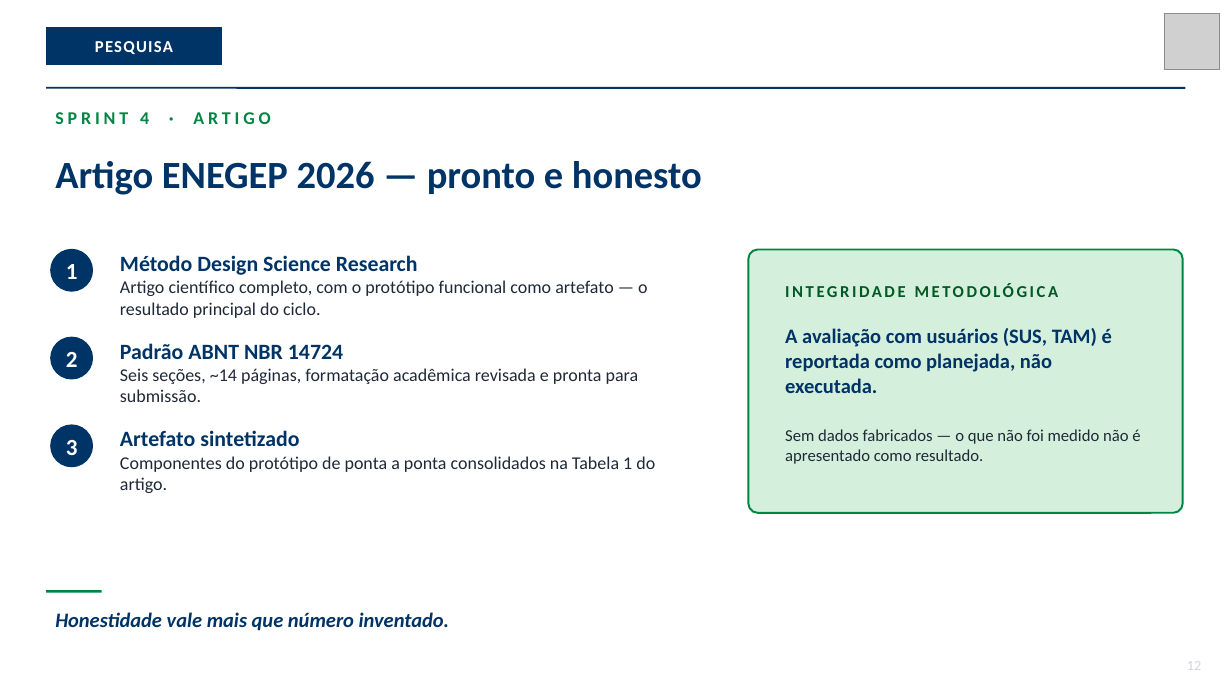
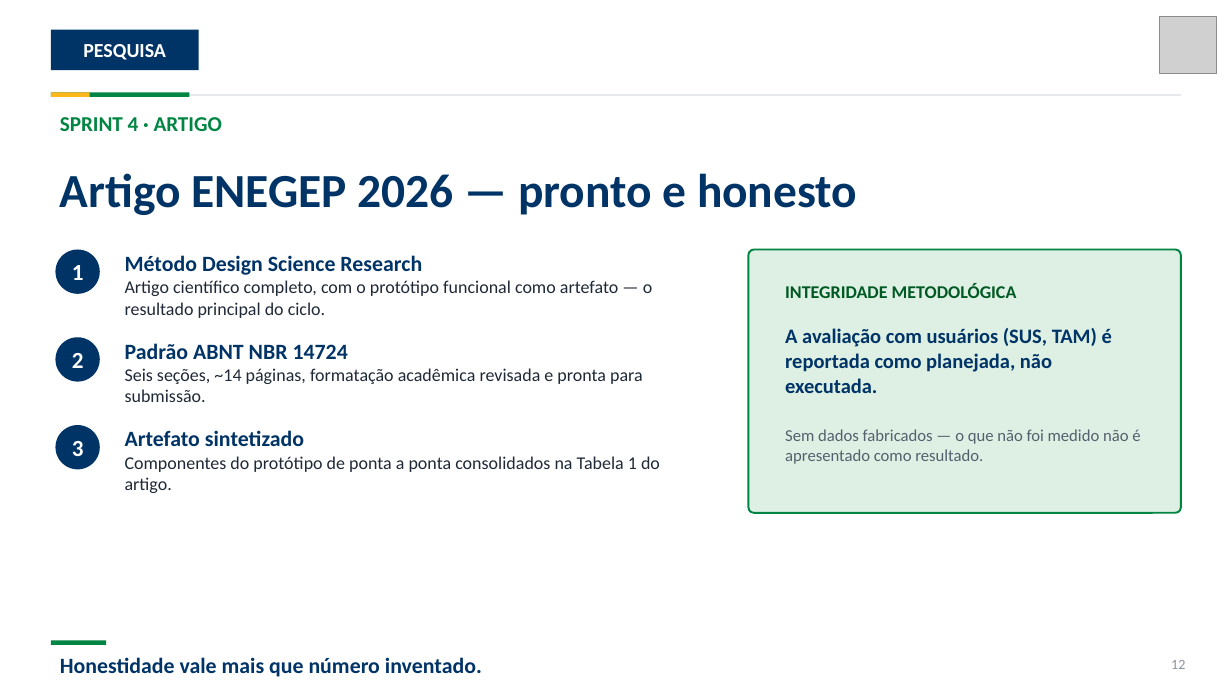
Before and after one commit to Theomurah/psp2-ia-universitarios, a slide deck: slide 12 of Entregas/Nao-Teams/Apresentacoes/PSP2_Apresentacao_Final.pptx. Drawn at 1232x693 pixels with LibreOffice and Linux fonts; fonts in the diff are those of the drawing; grey boxes stand for pictures. Boxes give left, top, right and bottom in pixels: in the first picture for what was removed or moved away, otherwise in the second. Text is boxed around its words. In the diff, an @@ line names an element or a change of style, - is before the commit and + after.

```diff
--- a/Entregas/Nao-Teams/Apresentacoes/PSP2_Apresentacao_Final.pptx
+++ b/Entregas/Nao-Teams/Apresentacoes/PSP2_Apresentacao_Final.pptx
@@ picture: place and size @@
-picture at <box>1165,14,1220,69</box>
+picture at <box>1160,17,1217,74</box>
@@ text "PESQUISA" at <box>83,44,166,60</box>: size 13 to 15.5 pt, letter spacing 1 to 0 pt @@
@@ outline #003366 1 pt to none in 4 elements at <box>55,250,100,294</box>, <box>55,337,100,382</box>, <box>55,425,100,470</box>, <box>51,30,199,70</box> @@
@@ rectangle: place and size @@
-rectangle at <box>46,28,222,65</box>
+rectangle at <box>51,30,199,70</box>
@@ line removed from (46, 88) to (1186, 88) @@
@@ text "SPRINT 4 · ARTIGO" at <box>60,117,222,131</box>: size 14 to 16.5 pt, letter spacing 3 to 0 pt @@
@@ rectangle added at <box>51,94,1181,96</box>, fill #E6E9EE @@
@@ rectangle added at <box>51,92,189,97</box>, fill #008542 @@
@@ rectangle added at <box>51,92,90,97</box>, fill #FFB81C @@
@@ text "Artigo ENEGEP 2026 — pronto ..." at <box>60,173,857,215</box>: size 30 to 37 pt @@
@@ text "1": place and size @@
-text "1" at <box>66,264,78,279</box>
+text "1" at <box>72,265,84,280</box>
@@ ellipse: place and size @@
-ellipse at <box>51,250,92,291</box>
+ellipse at <box>55,250,100,294</box>
@@ text "Método Design Science Research Artigo ...": place and size @@
-text "Método Design Science Research Artigo ..." at <box>120,255,647,318</box>
+text "Método Design Science Research Artigo ..." at <box>125,255,652,318</box>
@@ rounded rectangle at <box>749,250,1181,513</box>: fill #D4F0DD to #DDF0E3; outline #008542 1.5 pt to #E6E9EE 1 pt; proportions changed @@
@@ rounded rectangle added at <box>749,250,1181,513</box>, outline #008542 1.5 pt @@
@@ text "INTEGRIDADE METODOLÓGICA" at <box>785,283,1017,298</box>: size 13 to 14 pt, letter spacing 2 to 0 pt @@
@@ text "2": place and size @@
-text "2" at <box>66,352,78,367</box>
+text "2" at <box>72,353,84,368</box>
@@ ellipse: place and size @@
-ellipse at <box>51,337,92,379</box>
+ellipse at <box>55,337,100,382</box>
@@ text "Padrão ABNT NBR 14724 Seis ...": place and size @@
-text "Padrão ABNT NBR 14724 Seis ..." at <box>120,343,639,402</box>
+text "Padrão ABNT NBR 14724 Seis ..." at <box>125,343,643,402</box>
@@ text "3": place and size @@
-text "3" at <box>66,440,78,455</box>
+text "3" at <box>72,441,84,456</box>
@@ ellipse: place and size @@
-ellipse at <box>51,425,92,467</box>
+ellipse at <box>55,425,100,470</box>
@@ text "Artefato sintetizado Componentes do protótipo ...": place and size @@
-text "Artefato sintetizado Componentes do protótipo ..." at <box>120,430,655,493</box>
+text "Artefato sintetizado Componentes do protótipo ..." at <box>125,430,660,493</box>
@@ text "Sem dados fabricados — o ..." at <box>785,429,1140,464</box>: text colour #1F2937 to #55606E @@
@@ line removed from (46, 592) to (102, 592) @@
@@ text "Honestidade vale mais que número ...": place and size @@
-text "Honestidade vale mais que número ..." at <box>55,612,449,631</box>
+text "Honestidade vale mais que número ..." at <box>60,657,482,677</box>
@@ text "Honestidade vale mais que número ..." at <box>60,657,482,677</box>: size 16 to 17 pt, italic off @@
@@ rectangle added at <box>51,640,106,645</box>, fill #008542 @@
@@ text "12": place and size @@
-text "12" at <box>1187,661,1201,670</box>
+text "12" at <box>1171,660,1185,669</box>
@@ text "12" at <box>1171,660,1185,669</box>: text colour #D1D5DB to #8A939F @@
```
Also in this commit, not shown: 14 other slides changed.
